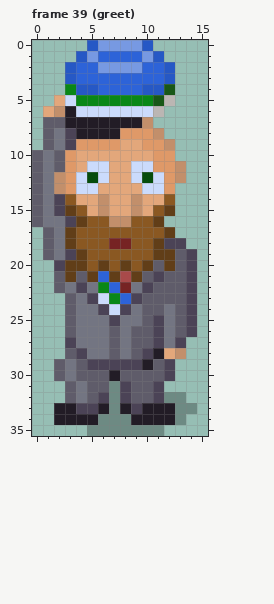
File history of a pixel-art file, art/cfe-ksv-sass.aseprite. The picture above is the old version.
16x36 pixels, 39 frames. Shown: frame 39 (greet). The commit also changed other frames, which this record leaves out.
New version:
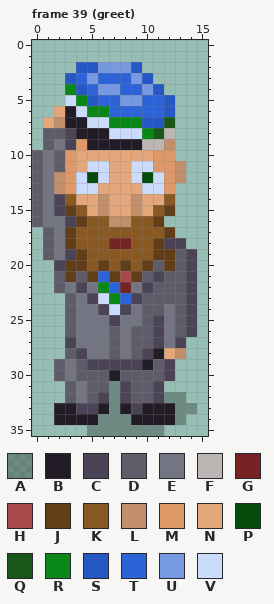
Palette (. is transparent): A #00000046  B #221c26  C #4b4356  D #5f5c6a  E #737582  F #bbb6b3  G #762323  H #a84a4a  J #613e18  K #8a5822  L #c28f6b  M #df9968  N #e3a77b  P #054c0c  Q #185717  R #098717  S #2658c5  T #2d63d8  U #7799e2  V #cbdbfc
The commit says: Longer greet-animation for Sass
Diff:
Frame 39 (greet), layers "head", "fraater":
y 0: x 5..10 SUUUUS -> ......
y 1: x 4..11 SUTTTTUS -> ........
y 2: x 3..5 STT -> .SS; x 9..12 UTTS -> S...
y 3: x 5 T -> U; x 9..12 TTTS -> US..
y 4: x 5..7 STT -> TUU; x 10 S -> U; x 12 Q -> .
y 5: x 2 N -> .; x 5..12 RRRRRRQF -> STTUUTTS
y 6: x 1..2 NL -> .N; x 5..12 VVVVVVF. -> RRTTTTTS
y 7: x 1..2 DD -> NL; x 5..12 BBBBBL.. -> VVRRRSSQ
y 8: x 2 E -> D; x 7..12 BMMML. -> VVVRQF
y 9: x 5..11 MMMNNMM -> BBBBBFF
Changed places in both pictures, as pixel boxes (x1, y1, x2, y2):
changed: (43, 40, 175, 150)
